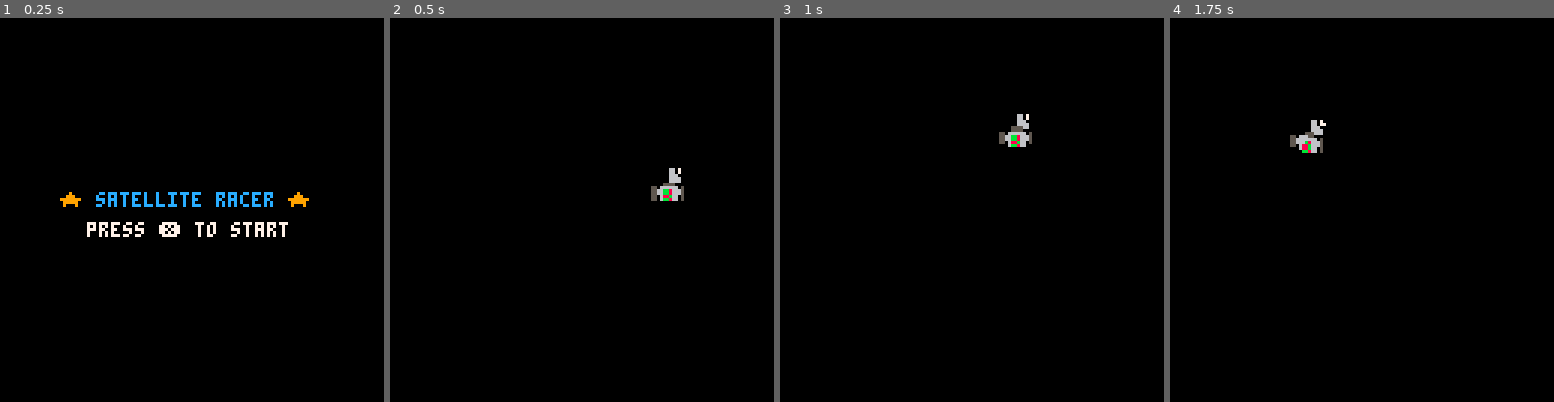
Above: before the commit, frames 1-4 (left to right).
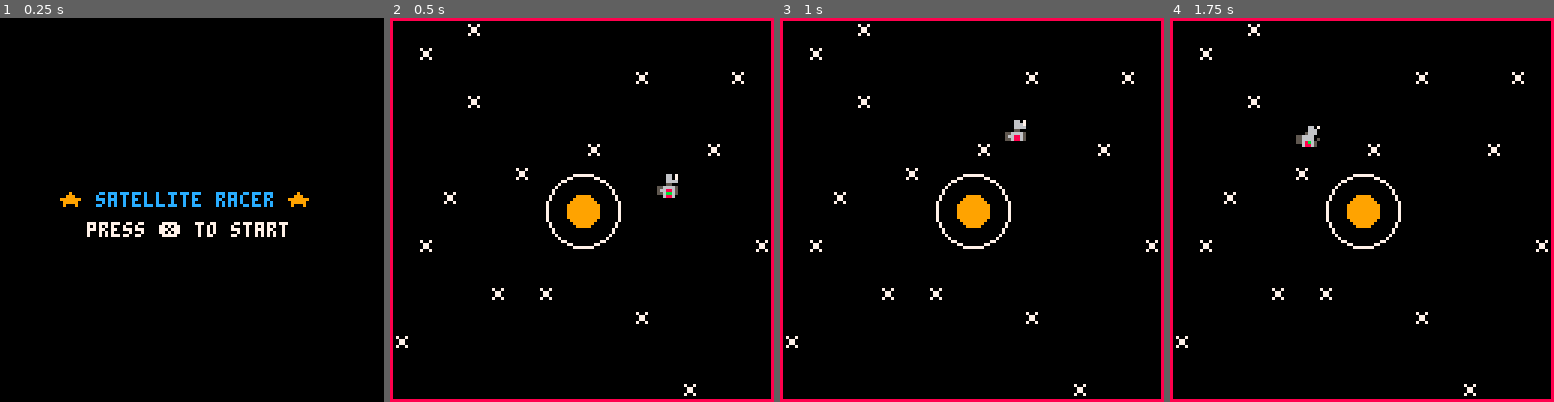
Above: after the commit, the same moments.

Repository: jackawackadoo/Sattelite_Racer
Game: PICO-8 cartridge sattelite_racer.p8
Same seed, same stepped clock (60 frames per second), same inputs: the game is played once before the commit and once after it.
Inputs:
- Up to frame 1 (0.25 s): no input
- Up to frame 2 (0.5 s): tap X (X key) at 0.33 s
- Up to frame 3 (1 s): no input
- Up to frame 4 (1.75 s): tap X (X key) at 1.07 s; hold Right from 1.6 s (still down)

Frame 1 is identical in both runs. In frame 2, 5.2% of the frame differs, in the area x 0-100%, y 0-100%; in frame 3, 5.2%; in frame 4, 5.3%.

Commit message:
added map and stuff

Diff:
--- a/sattelite_racer.p8
+++ b/sattelite_racer.p8
@@ -3,12 +3,18 @@
 __lua__
 -- sattelite racer v 0.1
 
+
+-- outdated variables
+-- to be removed when gravity
+-- is added
 radius = 30
 originx = 64
 originy = 64
 angle = 0
 angle_r = 0
-size = 15
+-- size > 10 too big
+-- size < 10 poor detail
+size = 10
 x = 0
 y = 0
 sa = 0
@@ -43,6 +49,9 @@
 
 
 function _draw()
+	map(0,0, 0, 0, 128, 128)
+	rect(0,0,127,127, 8)
+	draw_planet(64,64,5, 9)
 	rspr(s*8,0,8,8,sa,x,y,size,size)
 end
 
@@ -77,12 +86,57 @@
         end
     end
 end
+-->8
+-- planet functions
+
+
+-- our list of planets
+-- each element is a planet list
+-- that contains:
+-- x pos, y pos, radius, color
+planet_idx = 0
+planets = {}
+
+
+
+function draw_planet(x_spot, y_spot, size, c)
+	atmosphere = size * 2.5
+	circfill(x_spot, y_spot, size, c)
+	circ(x_spot, y_spot, atmosphere, 7)
+end
+
+function new_planet()
+	--add(planets, {x =
+end
 __gfx__
 00000000000060700000000000000000000000000000000000000000000000000000000000000000000000000000000000000000000000000000000000000000
 00000000000066000000000000000000000000000000000000000000000000000000000000000000000000000000000000000000000000000000000000000000
-00700700000066600000000000000000000000000000000000000000000000000000000000000000000000000000000000000000000000000000000000000000
-00077000000550000000000000000000000000000000000000000000000000000000000000000000000000000000000000000000000000000000000000000000
-00077000506666050000000000000000000000000000000000000000000000000000000000000000000000000000000000000000000000000000000000000000
-00700700566b86650000000000000000000000000000000000000000000000000000000000000000000000000000000000000000000000000000000000000000
+00700700000066600070070000000000000000000000000000000000000000000000000000000000000000000000000000000000000000000000000000000000
+00077000000550000007700000000000000000000000000000000000000000000000000000000000000000000000000000000000000000000000000000000000
+00077000506666050007700000000000000000000000000000000000000000000000000000000000000000000000000000000000000000000000000000000000
+00700700566b86650070070000000000000000000000000000000000000000000000000000000000000000000000000000000000000000000000000000000000
 000000005068b6050000000000000000000000000000000000000000000000000000000000000000000000000000000000000000000000000000000000000000
 00000000006b86000000000000000000000000000000000000000000000000000000000000000000000000000000000000000000000000000000000000000000
+__map__
+0000000200000000000000000000000000000000000000000000000000000002000000000000000000000000000000000000000000000000000000000000000000000000000000020000000000000000000000000000000000000000000000000000000000000000000000000000000000000000000000000000000000000000
+0002000000000000000000000000000000000000000000000000020000000000000000000000000200000000000000000000000000000000000000000000000000000000000000000000000000020000000000000000000000000000000000000000000000000000000000000000000002000000000000000000000000000000
+0000000000000000000002000000020000000002000000000000000000000000000000000000000000000200000000000000020000000000000000020000000002000000000002000000000000000000000200000000000000000000000000000200000000000000000200000000000000000000000000020000000000000000
+0000000200000000000000000000000000000000000000000002000000000200000002000000020000000000000000000000000000000000000000000000000000000000000000000000000000000000000000000000000000000000000200000000000000000000000000000000000000000002000000000000000200000000
+0000000000000000000000000000000000000000000000000000000000000000000000000000000000000000000000000000000000000000000000000000000000000000020000000000000000000000000000000000000000000000000000000000000000000000000000000000000000000000000000000000000000000000
+0000000000000000020000000002000000000000000000000000000002000000000000000000000000000002000000000000000200000000000200000000000000000000000002000000000000000000000000000002000000000000000000000000000000000000000000000000000000000000000000000000000000000000
+0000000000020000000000000000000000020000000200000000000000000000020000000000000002000000000000000000000000000000000000000000000000000000000000000000000000000000000000000000000000000000000000000000000000000000000000000200000000000000000200000000000000000000
+0000020000000000000000000000000000000000000000000000000000000000000000020000020000000000000000000000000000000000000000000000000000000000000000000000000000000002000002000000000000000000000000000000000000000000000000000000000002000000000000000000000000000000
+0000000000000000000000000000000000000000000000000000000000000000000000000000000000000200000000020000000000000000000000000000000000000000000000000000000000000000000000000000000200000000000000000000000000000000000000000000000000000000000000000000000000000200
+0002000000000000000000000000000200000000000200000000000200000000000000000000000000000000000000000000020000000000000000000000000000000000000000000000000000000000000000000000000000000000000000000002000000000000000000000000000000000000000000000000020000000000
+0000000000000000000000000000000000000000000000000000000000000000000000000000000000000000000000000000000000000000000000000000000000000000000000000000000000000000000000000000000000000000000000000000000000000000000000020000000000000000000000000000000000000000
+0000000002000200000000000000000000000000020000000000000000000000020000000002000000000200000000000000000000000000000000000000000000000000000200000000000000000002000000000000000000000200000000000000000000000000000000000000000000000000000200000000000000000000
+0000000000000000000002000000000000000000000000000000000000000000000000000000000000000000000000000000000000000002000000000000000000020000000000000000000200000000000000000200000000000000000000000200000000000000000000000000000000000000000000000000000000000000
+0200000000000000000000000000000000000000000000000002000000000000000000000000000000000000000000020000000000000000000002000000000000000000000000000000000000000000000000000000000000000000000000000000000000000000000000000000000000000000000000000000000000000000
+0000000000000000000000000000000000000000000000000000000000000000000000000000000000000000000000000000000000020000000000000002000000000000000000000200000000000000000200000000000000000000000000000000000000000000000000000000000000000000000000000000000000000200
+0000000000000000000000000200000000000000000000000000000000000000020000020000000000000000000000000000000000000000000000000000000000000000000000000000000000000000000000000000000000000000000000000000000000000000000000000000000200000000020000000200000000000000
+0002000000000000020000000000000002000002000000000000000000020000000000000000000000000000000000000000000200000000000000000000000200000000000000000000000002000000000000000000000000000000000000000000000000020000000000000000000000000000000000000000000000000000
+0000000000000000000000000000000002000000000000000000000000000000020000000000000000000002000000000200000000000000000000000000000000000000000000000000020000000000000000000000000000000000000000000000000200000000000000000000000000000000000000000000000000000000
+0000000000000000020000000000000000000000000000000002000000000000000000000002000000000000000000020000000002000000000200000200000000000000000000000000000000000002000000000000000000000000000000000000000000000000000000000000000000000000000000000000000000000000
+0000000000000000000000000000000000000000000000000000000000000000000000000000000000000000000000000000000002000200000000000000000000020000000000000000000000000000000000000000000000000000000000000000000000000000000000000000000000000000000002000000020000000000
+0000000000000000000000000000000000000000000000000000000000000000000000000000000000000000000000000000000000000000000000000000000000000000000000000000000000000000000000000000000000000000000002000000000000000000000000000002000000000000000000000000000000000000
+0000000000000000000000000000000000000000000000000000000000000000000000000000000000000000000000000000000000000000000000000000000000000000000000000000000000000000000000000000000000000000000000000000000000000000000200000000000000000000000000000000000000000000
